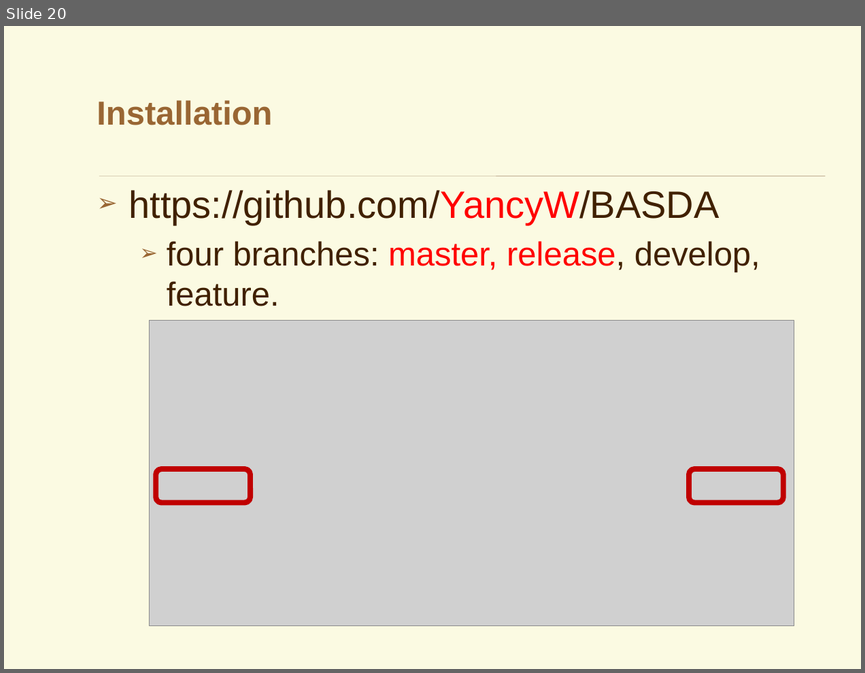
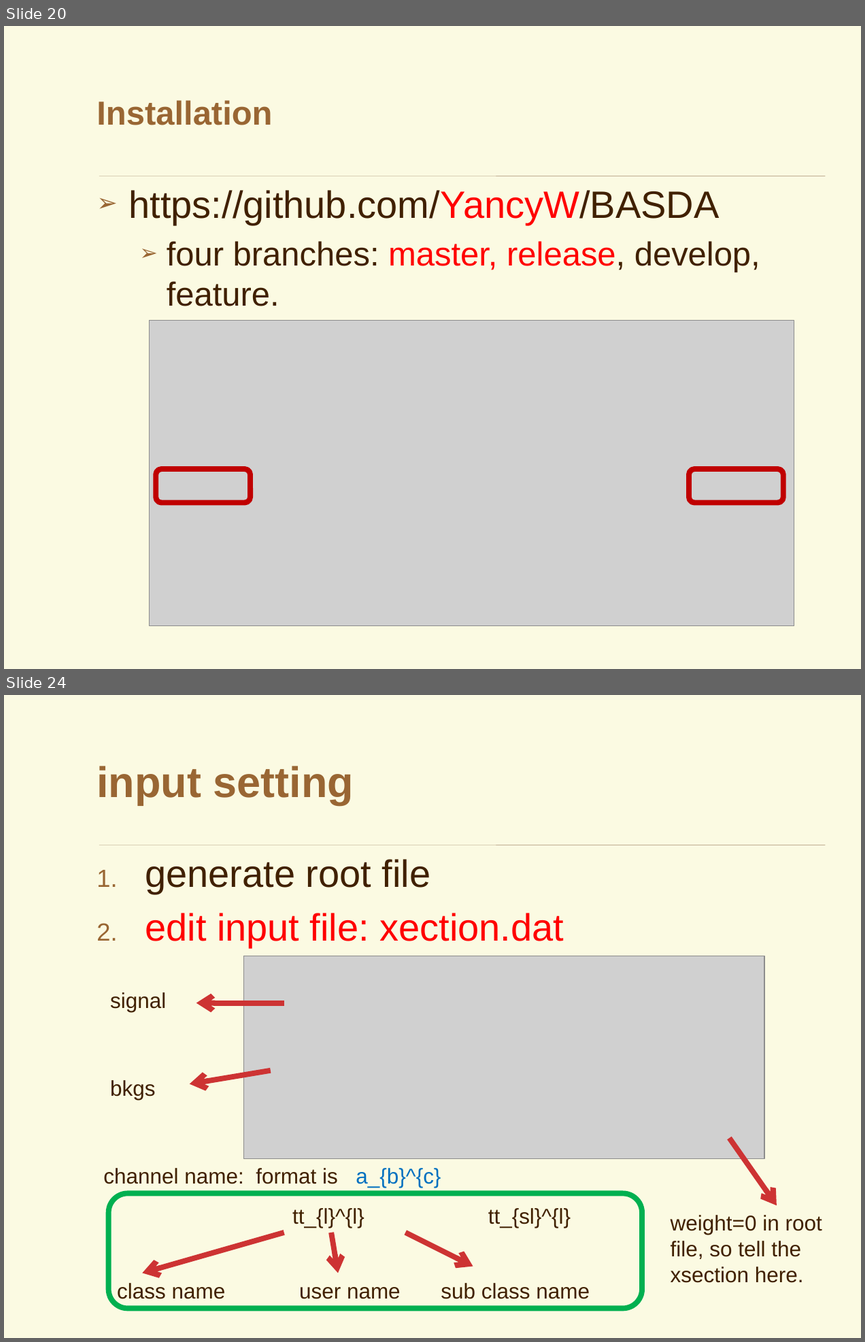
Before and after one commit to YancyW/BASDA, a slide deck: doc/BASDA_Introduction.pptx. Shown one above the other, each under a label of ours: slide 20 before the commit, slides 20 and 24 after it; the slides between them are not shown. The pictures are 865x673 and 865x1342 pixels, drawn with LibreOffice and Linux fonts; fonts in the diff are those of the drawing; grey boxes stand for pictures; background and template pictures are left out. Boxes give left, top, right and bottom in pixels: in the first picture for what was removed or moved away, otherwise in the second. Text is boxed around its words. In the diff, an @@ line names an element or a change of style, - is before the commit and + after.

```diff
--- a/doc/BASDA_Introduction.pptx
+++ b/doc/BASDA_Introduction.pptx
@@ slide 24 added at <box>4,695,861,1338</box>, background picture (left out); not listed: 1 template element that a slide beside it also shows @@
@@ title added at <box>96,766,354,805</box>, 36 pt, text #996633, bold @@
+input setting
@@ text added at <box>145,859,564,947</box>, 32 pt, text #FF0000 @@
+1. generate root file
+2. edit input file: xection.dat
@@ picture added at <box>244,955,765,1159</box> @@
@@ text added at <box>110,992,166,1012</box>, 18 pt, text #402000 @@
+signal
@@ arrow added from (284, 1002) to (196, 1002), #CD3333 4.5 pt @@
@@ text added at <box>110,1080,155,1100</box>, 18 pt, text #402000 @@
+bkgs
@@ arrow added from (271, 1070) to (190, 1084), #CD3333 4.5 pt @@
@@ arrow added from (729, 1138) to (777, 1205), #CD3333 4.5 pt @@
@@ text added at <box>103,1168,441,1187</box>, 18 pt, text #402000 @@
+channel name: format is a_{b}^{c}
@@ rounded rectangle added at <box>109,1193,641,1308</box>, outline #00B050 4.5 pt @@
@@ text added at <box>292,1208,364,1227</box>, 18 pt, text #402000 @@
+tt_{l}^{l}
@@ text added at <box>488,1208,570,1227</box>, 18 pt, text #402000 @@
+tt_{sl}^{l}
@@ text added at <box>670,1215,822,1283</box>, 18 pt, text #402000 @@
+weight=0 in root file, so tell the xsection here.
@@ arrow added from (284, 1232) to (142, 1272), #CD3333 4.5 pt @@
@@ arrow added from (331, 1232) to (338, 1272), #CD3333 4.5 pt @@
@@ arrow added from (405, 1232) to (473, 1266), #CD3333 4.5 pt @@
@@ text added at <box>117,1283,226,1302</box>, 18 pt, text #402000 @@
+class name
@@ text added at <box>441,1283,589,1299</box>, 18 pt, text #402000 @@
+sub class name
@@ text added at <box>299,1287,400,1299</box>, 18 pt, text #402000 @@
+user name
```
Also in this commit, not shown: 3 slides changed, 17 other slides added, 20 other files.
